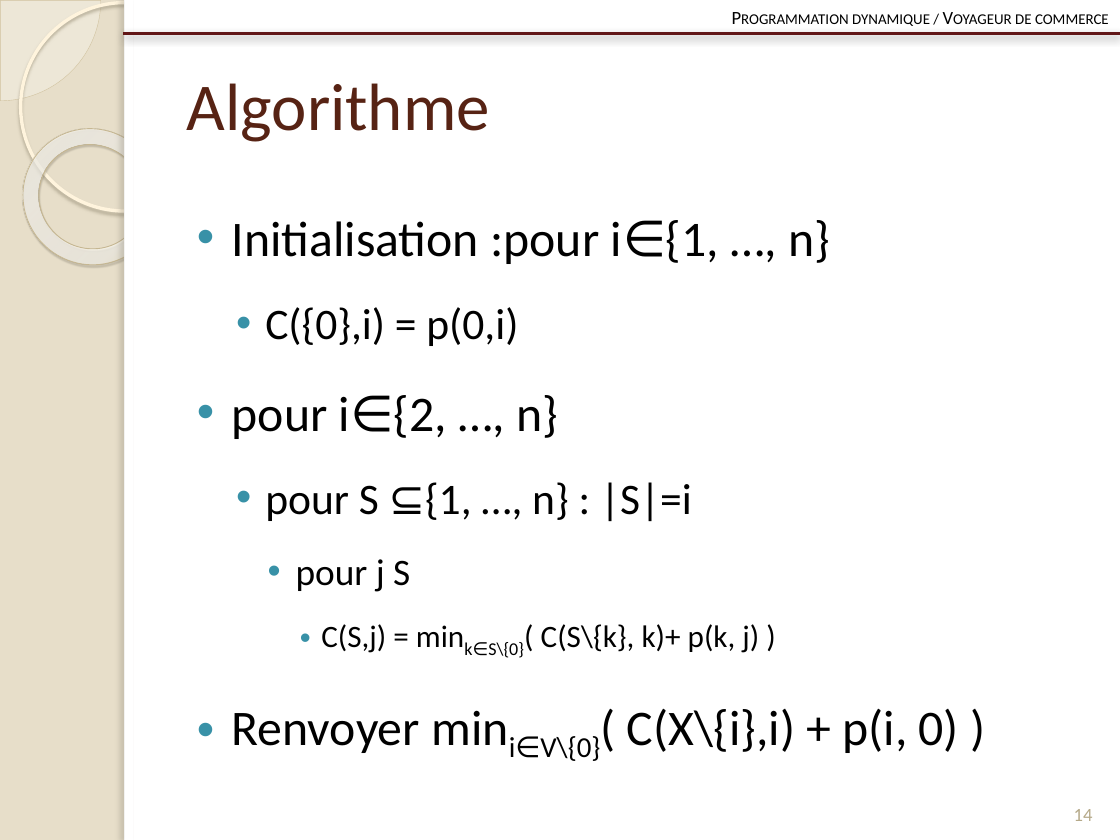
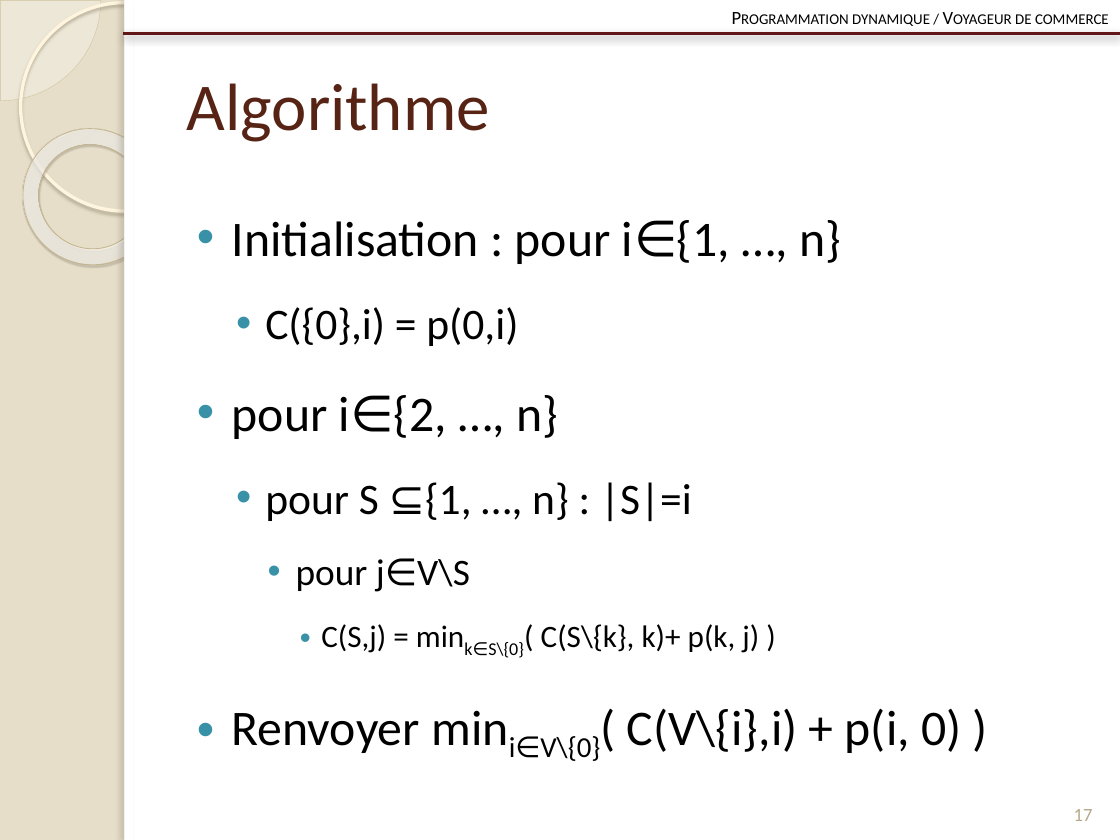
Before and after one commit to Origraena/moca, a slide deck: slide 18 of gmin213/tp/presentation/pres.pptx (slide 15 before the commit). Drawn at 1120x840 pixels with LibreOffice and Linux fonts; fonts in the diff are those of the drawing. Boxes give left, top, right and bottom in pixels: in the first picture for what was removed or moved away, otherwise in the second. Text is boxed around its words. In the diff, an @@ line names an element or a change of style, - is before the commit and + after.

Commit message:
Presentation

```diff
--- a/gmin213/tp/presentation/pres.pptx
+++ b/gmin213/tp/presentation/pres.pptx
@@ text at box(232, 220, 841, 264): spaces changed @@
-• Initialisation :pour i∈{1, …, n}
+• Initialisation : pour i∈{1, …, n}
@@ text at box(296, 559, 470, 592): text changed @@
-    • pour j S
+    • pour j∈V\S
@@ text at box(232, 709, 961, 761): text changed @@
-• Renvoyer mini∈V\{0}( C(X\{i},i) + p(i, 0) )
+• Renvoyer mini∈V\{0}( C(V\{i},i) + p(i, 0) )
@@ page number at box(1074, 809, 1093, 821): text changed @@
-14
+17
```
Also in this commit, not shown: 6 other slides changed, 10 slides added, 1 slide removed, 9 other files.
